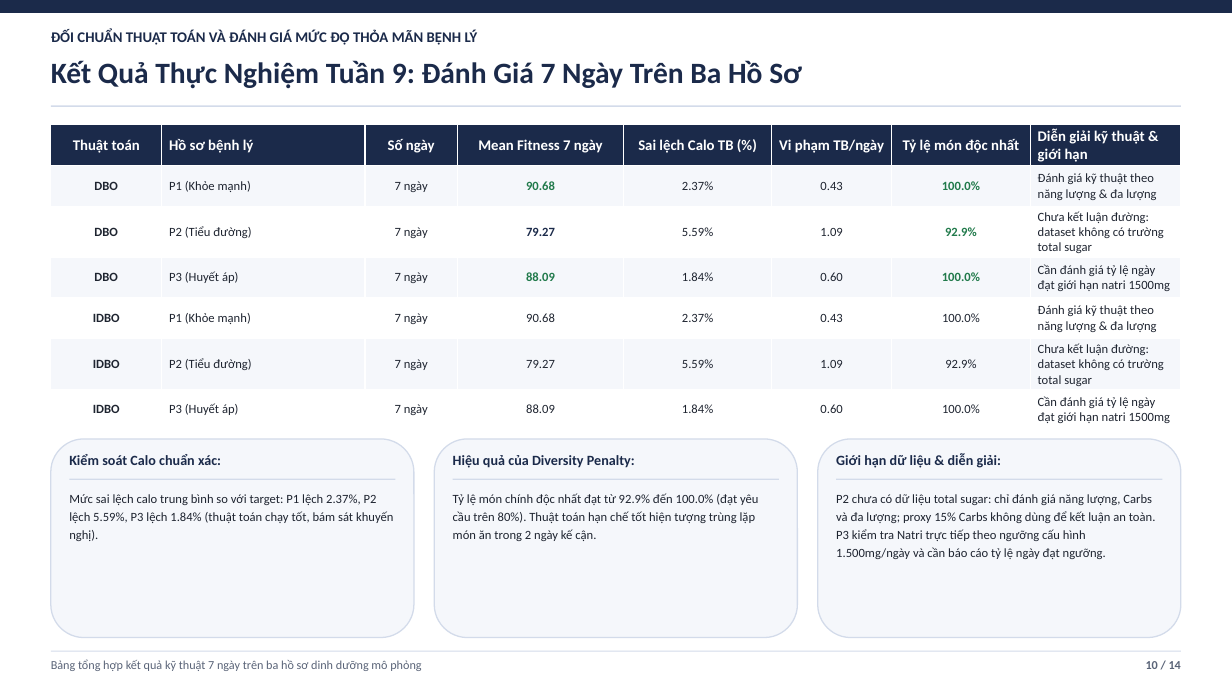
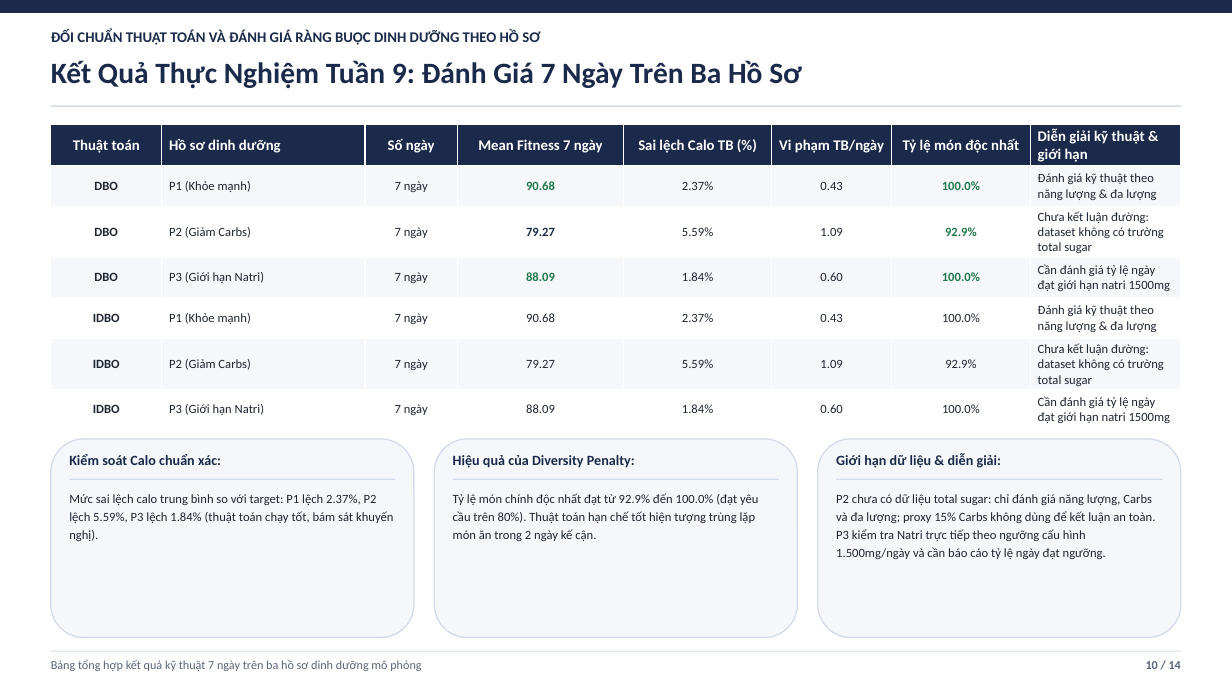
Before and after one commit to duylequang2303/DBO_heathcare, a slide deck: slide 10 of docs/slides/Slide_Bao_Cao_Tuan_8_9_DBO_IDBO.pptx. Drawn at 1232x693 pixels with LibreOffice and Linux fonts; fonts in the diff are those of the drawing. Boxes give left, top, right and bottom in pixels: in the first picture for what was removed or moved away, otherwise in the second. Text is boxed around its words. In the diff, an @@ line names an element or a change of style, - is before the commit and + after.

```diff
--- a/docs/slides/Slide_Bao_Cao_Tuan_8_9_DBO_IDBO.pptx
+++ b/docs/slides/Slide_Bao_Cao_Tuan_8_9_DBO_IDBO.pptx
@@ text at (51,29,540,45): text changed @@
-ĐỐI CHUẨN THUẬT TOÁN VÀ ĐÁNH GIÁ MỨC ĐỘ THỎA MÃN BỆNH LÝ
+ĐỐI CHUẨN THUẬT TOÁN VÀ ĐÁNH GIÁ RÀNG BUỘC DINH DƯỠNG THEO HỒ SƠ
@@ table at (51,125,1181,427) @@
-row 1, column 2: Hồ sơ bệnh lý
+row 1, column 2: Hồ sơ dinh dưỡng
-row 3, column 2: P2 (Tiểu đường)
+row 3, column 2: P2 (Giảm Carbs)
-row 4, column 2: P3 (Huyết áp)
+row 4, column 2: P3 (Giới hạn Natri)
-row 6, column 2: P2 (Tiểu đường)
+row 6, column 2: P2 (Giảm Carbs)
-row 7, column 2: P3 (Huyết áp)
+row 7, column 2: P3 (Giới hạn Natri)
```
Also in this commit, not shown: 3 other slides changed, 2 other files.
